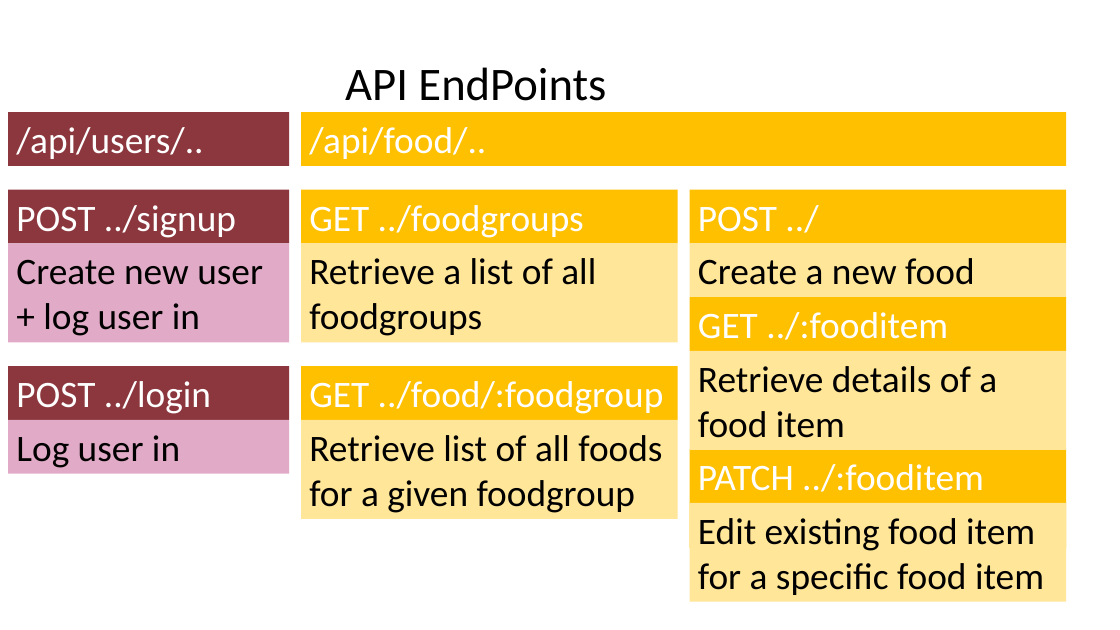
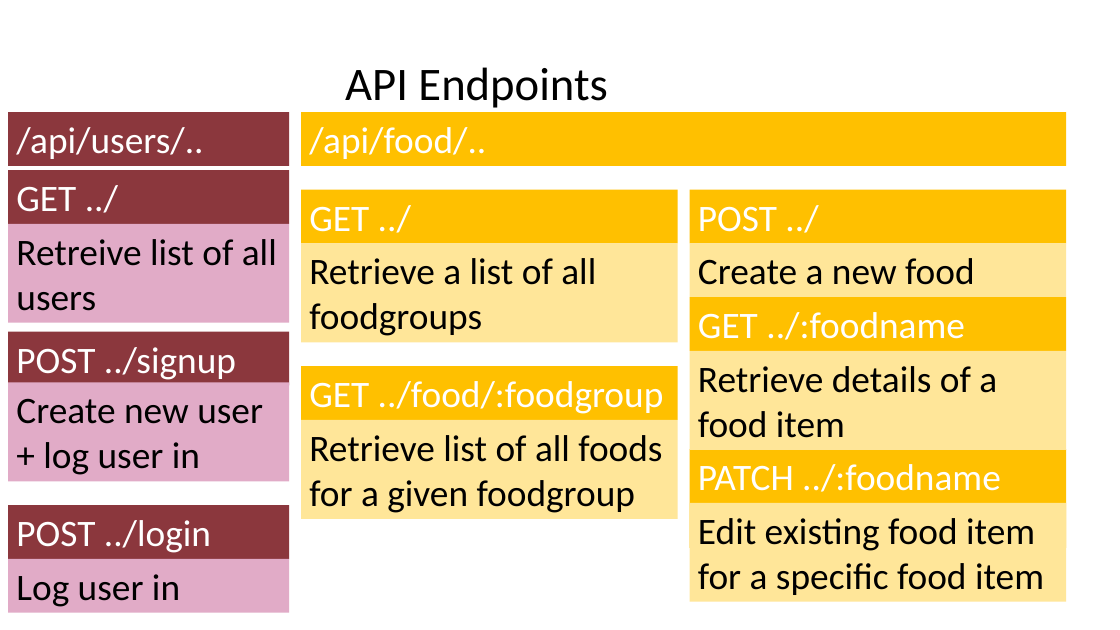
Before and after one commit to aunyamukherjee/friendly-fridge, a slide deck: slide 7 of wireframes/wireframes.pptx. Drawn at 1120x630 pixels with LibreOffice and Linux fonts; fonts in the diff are those of the drawing. Boxes give left, top, right and bottom in pixels: in the first picture for what was removed or moved away, otherwise in the second. Text is boxed around its words. In the diff, an @@ line names an element or a change of style, - is before the commit and + after.

```diff
--- a/wireframes/wireframes.pptx
+++ b/wireframes/wireframes.pptx
@@ text at bbox=[345, 67, 607, 108]: text changed @@
-API EndPoints
+API Endpoints
@@ rectangle added at bbox=[8, 171, 289, 224], fill #8B373D, 32 pt, text #FFFFFF @@
+GET ../
@@ text in rectangle at bbox=[309, 206, 369, 232]: text changed @@
-GET ../foodgroups
+GET ../
@@ rectangle added at bbox=[8, 223, 289, 323], fill #E1ABC7, 32 pt, text #000000 @@
+Retreive list of all users
@@ text in rectangle at bbox=[698, 312, 965, 340]: text changed @@
-GET ../:fooditem
+GET ../:foodname
@@ 4 rectangles: place and size @@
-4 rectangles at bbox=[8, 190, 289, 474]
+4 rectangles at bbox=[8, 332, 289, 613]
@@ text in rectangle at bbox=[698, 464, 1001, 545]: text changed @@
-PATCH ../:fooditem ../food/:foodgroup
+PATCH ../:foodname ../food/:foodgroup
```
Also in this commit, not shown: 1 other slide changed, 2 slides added.
